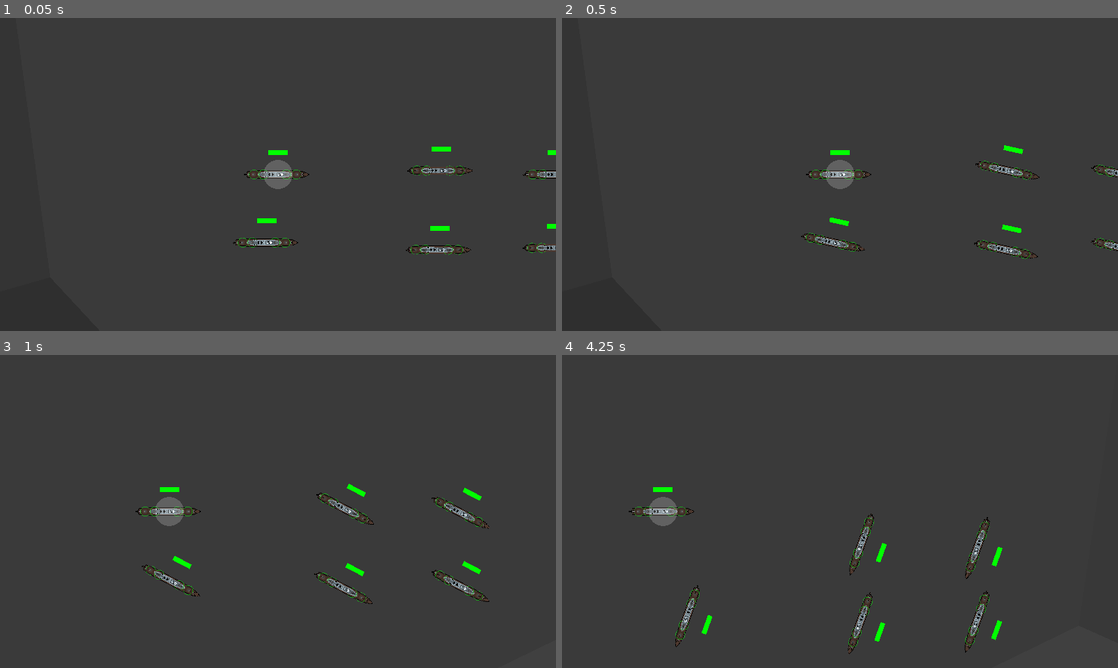
Above: before the commit, frames 1-4 (two rows, left to right).
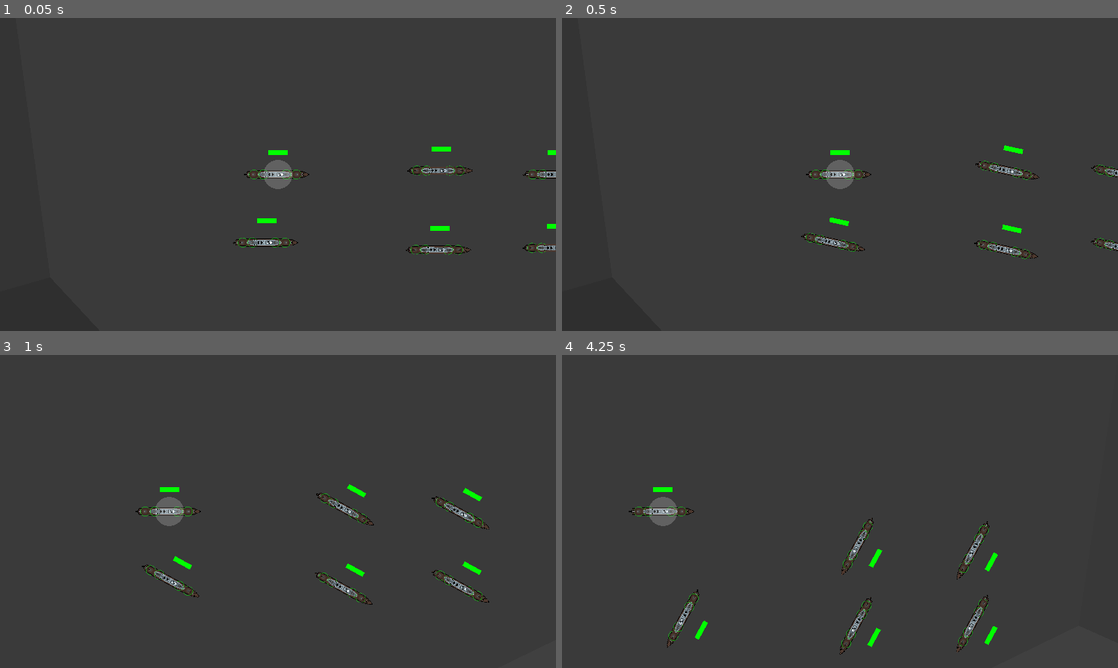
Above: after the commit, the same moments.

Repository: ObfuscatedOwl/bote-game
Game: Godot game, scene res://scenes/testScene.tscn
Same seed, same stepped clock (60 frames per second), same inputs: the game is played once before the commit and once after it.
Inputs (mouse positions are in pixels of both pictures, inside the frame that each line leads up to):
- Up to frame 1 (0.05 s): no input
- Up to frame 2 (0.5 s): no input
- Up to frame 3 (1 s): tap Enter (runRotor) at 0.5 s; move the mouse to (400, 495) at 0.52 s; hold Right (ui_right) from 0.53 s (still down); tap S (S) at 0.6 s; click (400, 495) at 0.67 s
- Up to frame 4 (4.25 s): release Right (ui_right) at 1.25 s; drag from (728, 527) to (851, 511) at 1.27 s; move the mouse to (895, 442) at 2.02 s; hold Right (ui_right) 2.03-2.75 s; tap D (D) at 2.1 s; tap S (S) at 2.3, 3.8 s; drag from (812, 574) to (689, 605) at 2.77 s; move the mouse to (1006, 558) at 3.52 s; hold Left (ui_left) from 3.53 s (still down); tap W (W) at 3.6 s

Frame 1 is identical in both runs. In frame 2, less than 0.1% of the frame differs, in the area x 43-100%, y 40-78%; in frame 3, 0.6%; in frame 4, 1.6%, in the area x 18-80%, y 50-96%.

Commit message:
Plans
The next thing should probs be to do ai stuff, but i dont want to start messing with that till weve chatted aboot it

Diff:
--- a/bote game/scripts/boteController.gd
+++ b/bote game/scripts/boteController.gd
@@ -12,7 +12,7 @@
 var rotorForce = 1.8
 var rotorRunning = true
 const forcePerDeltaSpeed = 10
-var sideForce = 3.0
+var sideForce = 4.0
 var drag = 0.012
 
 var targetSpeed = 0.0
@@ -216,9 +216,7 @@
 
 func canBeControlled(id):
 	#do something to ensure id is correct
-	if isSunk:
-		return false
-	return true
+	return (not isSunk and playerShip)
 
 func sink():
 	disband()
